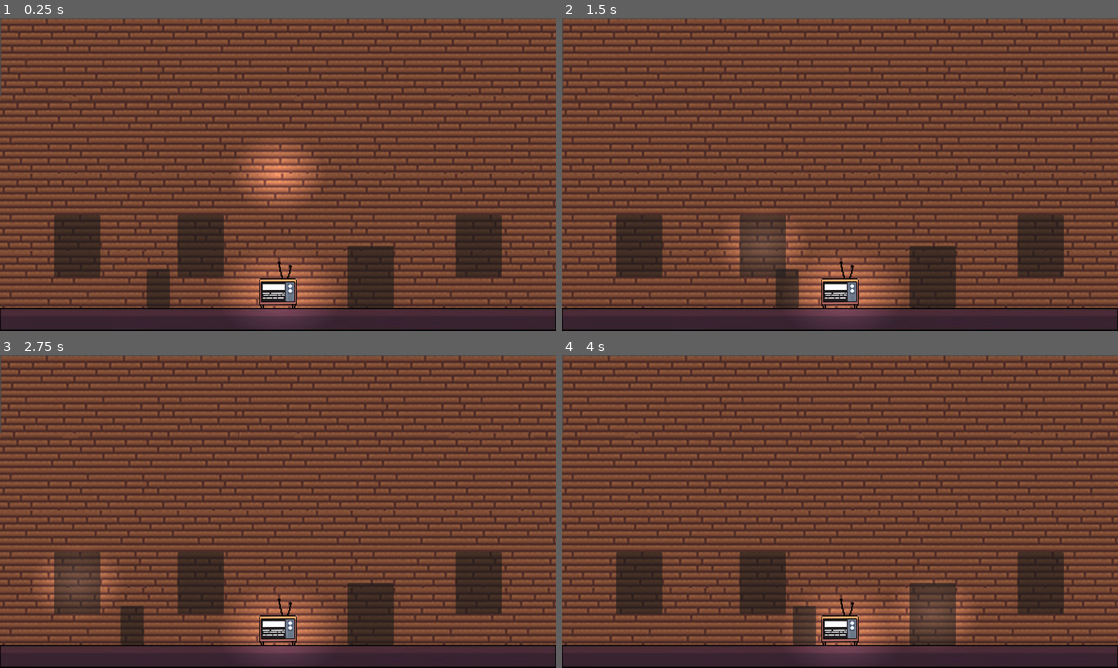
Above: before the commit, frames 1-4 (two rows, left to right).
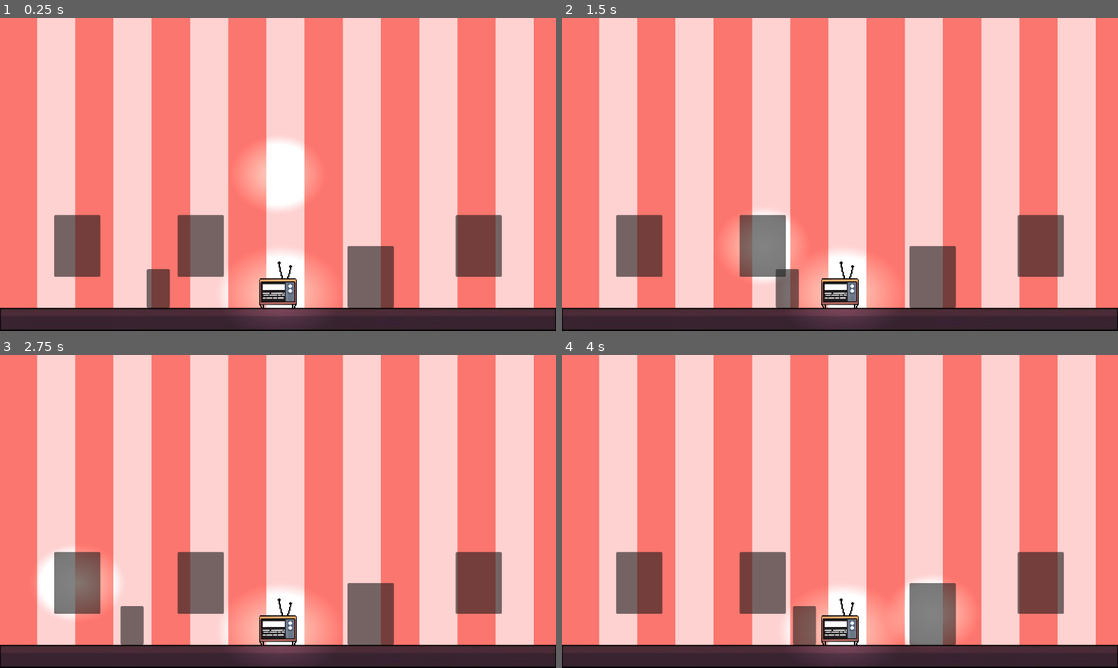
Above: after the commit, the same moments.

Repository: eyyronn/Yuhum
Game: Godot game, scene res://src/room.tscn
Same seed, same stepped clock (60 frames per second), same inputs: the game is played once before the commit and once after it.
Inputs (mouse positions are in pixels of both pictures, inside the frame that each line leads up to):
- Up to frame 1 (0.25 s): no input
- Up to frame 2 (1.5 s): tap Enter at 0.5 s; move the mouse to (840, 293) at 0.52 s; click (840, 293) at 0.6 s; move the mouse to (762, 246) at 1.27 s; click (762, 246) at 1.35 s
- Up to frame 3 (2.75 s): tap Space at 2 s; move the mouse to (77, 583) at 2.02 s; click (77, 583) at 2.1 s
- Up to frame 4 (4 s): move the mouse to (1040, 583) at 2.77 s; click (1040, 583) at 2.85 s; move the mouse to (934, 614) at 3.52 s; click (934, 614) at 3.6 s

The runs differ from the first frame. In frame 1, 92% of the frame differs, in the area x 0-100%, y 0-93%; in frame 2, 92%; in frame 3, 92%; in frame 4, 92%.

Commit message:
Change background

Diff:
--- a/src/room.tscn
+++ b/src/room.tscn
@@ -1,6 +1,6 @@
 [gd_scene load_steps=15 format=3 uid="uid://b8k7y3at6oeuu"]
 
-[ext_resource type="Texture2D" uid="uid://c0halx7juwbkc" path="res://Assets/Background/wall.png" id="1_5yfoh"]
+[ext_resource type="Texture2D" uid="uid://0flytf2h4iso" path="res://Assets/Background/Tile.png" id="1_7mcm0"]
 [ext_resource type="PackedScene" uid="uid://dsj5whffd816d" path="res://src/Player/Player.tscn" id="1_j144i"]
 [ext_resource type="Texture2D" uid="uid://cg8odh0ifb0nl" path="res://Assets/Objects/floor.png" id="1_o4dcc"]
 [ext_resource type="Script" path="res://src/Player/Player.gd" id="2_3mdw3"]
@@ -11,13 +11,13 @@
 [ext_resource type="Script" path="res://src/Environment/Interactive/tv.gd" id="5_h6a77"]
 [ext_resource type="Script" path="res://src/Environment/Interactive/door.gd" id="5_u8myj"]
 
-[sub_resource type="TileSetAtlasSource" id="TileSetAtlasSource_rl617"]
-texture = ExtResource("1_5yfoh")
-texture_region_size = Vector2i(172, 172)
+[sub_resource type="TileSetAtlasSource" id="TileSetAtlasSource_illop"]
+texture = ExtResource("1_7mcm0")
+texture_region_size = Vector2i(480, 480)
 0:0/0 = 0
 
 [sub_resource type="TileSet" id="TileSet_1lwio"]
-sources/0 = SubResource("TileSetAtlasSource_rl617")
+sources/1 = SubResource("TileSetAtlasSource_illop")
 
 [sub_resource type="RectangleShape2D" id="RectangleShape2D_43vav"]
 size = Vector2(129, 752)
@@ -26,11 +26,13 @@
 size = Vector2(1152, 152)
 
 [node name="World" type="Node2D"]
+metadata/_edit_horizontal_guides_ = [975.0]
 
 [node name="TileMap" type="TileMap" parent="."]
+scale = Vector2(0.33, 1.5)
 tile_set = SubResource("TileSet_1lwio")
 format = 2
-layer_0/tile_data = PackedInt32Array(327685, 0, 0, 327695, 0, 0, 327705, 0, 0, 327714, 0, 0, 327724, 0, 0, 327734, 0, 0, 327744, 0, 0, 327754, 0, 0, 983043, 0, 0, 983053, 0, 0, 983063, 0, 0, 983073, 0, 0, 983083, 0, 0, 983093, 0, 0, 983103, 0, 0, 983109, 0, 0, 1638468, 0, 0, 1638458, 0, 0, 1638450, 0, 0, 1638440, 0, 0, 1638431, 0, 0, 1638422, 0, 0, 1638412, 0, 0, 1638403, 0, 0, 2293763, 0, 0, 2293773, 0, 0, 2293780, 0, 0, 2293790, 0, 0, 2293800, 0, 0, 2293810, 0, 0, 2293820, 0, 0, 2293830, 0, 0)
+layer_0/tile_data = PackedInt32Array(983043, 0, 0, 327685, 0, 0, 983053, 0, 0, 917518, 1, 0, 327695, 0, 0, 983063, 0, 0, 327705, 0, 0, 983073, 0, 0, 327714, 0, 0, 983083, 0, 0, 327724, 0, 0, 917548, 1, 0, 983093, 0, 0, 327734, 0, 0, 983103, 0, 0, 327744, 0, 0, 983109, 0, 0, 327754, 0, 0, 917578, 1, 0, 917608, 1, 0, 917638, 1, 0, 917668, 1, 0, 917698, 1, 0, 917728, 1, 0)
 
 [node name="Boundary" type="StaticBody2D" parent="."]
 
Binary file added: Assets/Background/Tile.png
Not shown, added: Assets/Background/Tile.png.import
